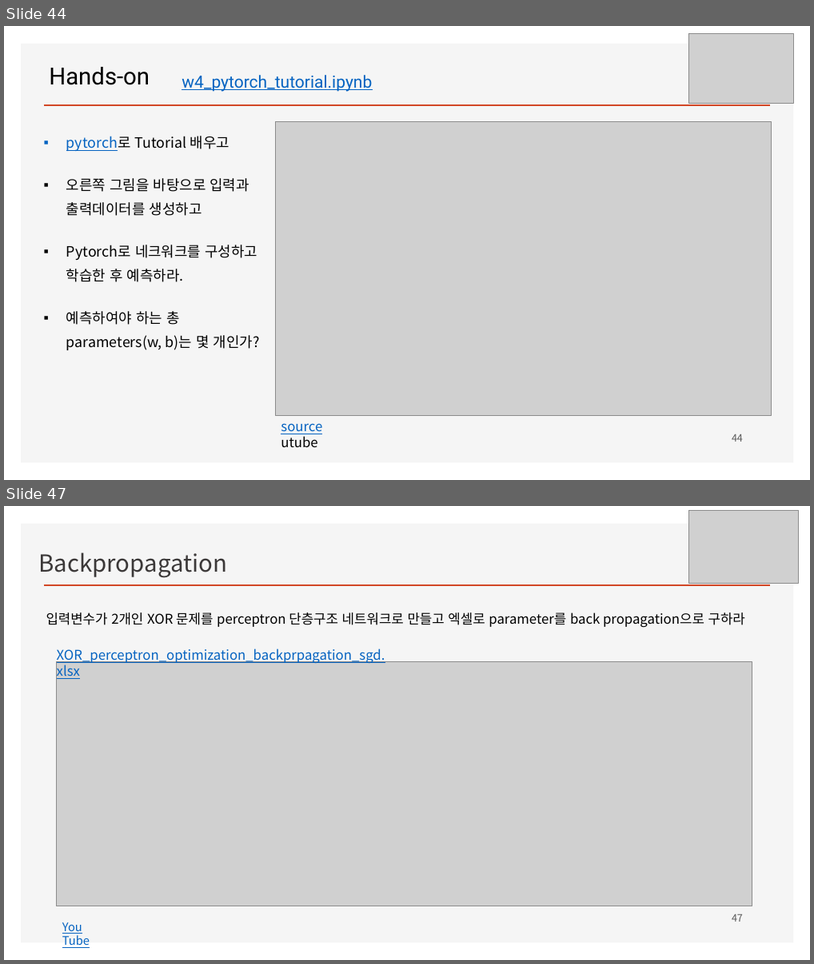
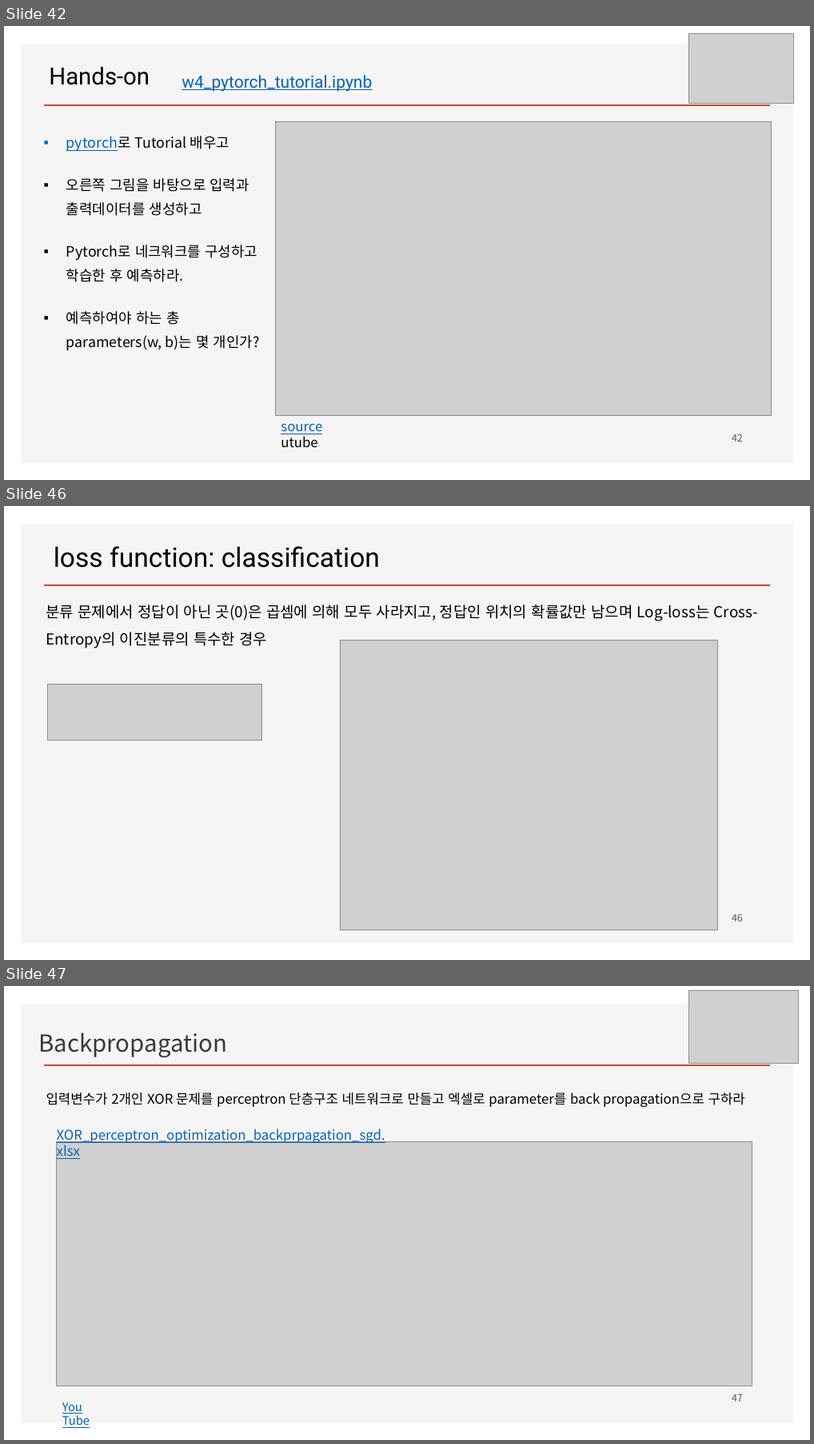
Before and after one commit to ancestor9/mathematics-for-machine-learning, a slide deck: Linear_Algebra/w4_Perceptron_Regression.pptx. Shown one above the other, each under a label of ours: slides 44 and 47 before the commit, slides 42, 46 and 47 after it; the slides between them are not shown. The pictures are 814x964 and 814x1444 pixels, drawn with LibreOffice and Linux fonts; fonts in the diff are those of the drawing; grey boxes stand for pictures; background and template pictures are left out. Boxes give left, top, right and bottom in pixels: in the first picture for what was removed or moved away, otherwise in the second. Text is boxed around its words. In the diff, an @@ line names an element or a change of style, - is before the commit and + after.

```diff
--- a/Linear_Algebra/w4_Perceptron_Regression.pptx
+++ b/Linear_Algebra/w4_Perceptron_Regression.pptx
@@ slide 46 added at [4, 506, 810, 960], background #FFFFFF; not listed: 2 template elements that a slide beside it also shows @@
@@ text added at [54, 546, 380, 568], 32 pt, text #000000 @@
+loss function: classification
@@ text added at [46, 604, 758, 648], 18 pt, text #000000 @@
+분류 문제에서 정답이 아닌 곳(0)은 곱셈에 의해 모두 사라지고, 정답인 위치의 확률값만 남으며 Log-loss는 Cross-Entropy의 이진분류의 특수한 경우
@@ picture added at [340, 640, 718, 929] @@
@@ picture added at [47, 684, 262, 740] @@
@@ page number added at [732, 913, 743, 921], 12 pt, text #595959 @@
+46
@@ what was slide 44 is now slide 42 @@
@@ page number at [732, 433, 743, 441]: text changed @@
-44
+42
```
Also in this commit, not shown: 9 slides changed, 4 other slides added, 5 slides removed.
